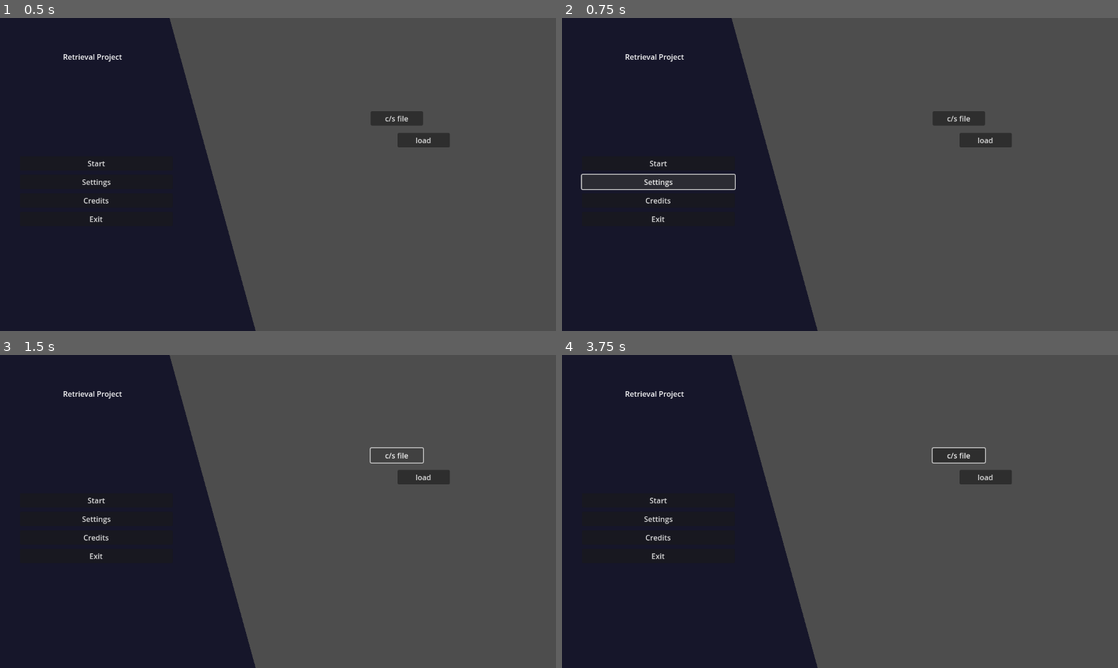
Above: before the commit, frames 1-4 (two rows, left to right).
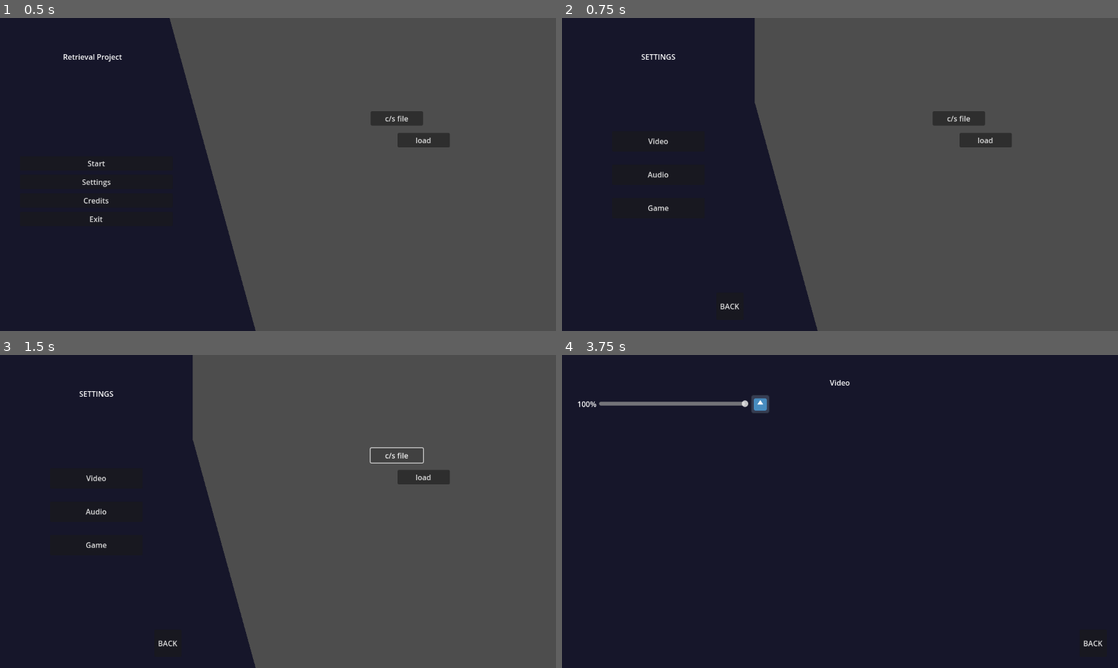
Above: after the commit, the same moments.

Repository: Normai11/gracearena
Game: Godot game, scene res://Scenes/Menus/Main/MainMenu.tscn
Same seed, same stepped clock (60 frames per second), same inputs: the game is played once before the commit and once after it. The engine's default icon, where the game draws it, is replaced by a stand-in: a white triangle on a blue panel in a dark square.
Inputs (mouse positions are in pixels of both pictures, inside the frame that each line leads up to):
- Up to frame 1 (0.5 s): no input
- Up to frame 2 (0.75 s): click "Settings" at 0.5 s
- Up to frame 3 (1.5 s): click "c/s file" at 1.25 s
- Up to frame 4 (3.75 s): click (656, 477) at 2 s, where only the run after the commit has a clickable "Video"; click (656, 511) at 2.75 s, where only the run after the commit has a clickable "Audio"; click (656, 545) at 3.5 s, where only the run after the commit has a clickable "Game"

Frame 1 is identical in both runs. In frame 2, 1.3% of the frame differs, in the area x 3-35%, y 0-94%; in frame 3, 1.0%; in frame 4, 62%, in the area x 2-100%, y 0-100%.

Commit message:
lots of stuff holy moleh
fun game

Diff:
--- /dev/null
+++ b/Scenes/Abilities/103.tscn
@@ -0,0 +1,31 @@
+[gd_scene load_steps=3 format=3 uid="uid://bsvxtvartcai8"]
+
+[ext_resource type="Script" uid="uid://0pji1lqln251" path="res://Scripts/Abilities/abRam.gd" id="1_rbi0k"]
+
+[sub_resource type="RectangleShape2D" id="RectangleShape2D_rbi0k"]
+size = Vector2(120, 80)
+
+[node name="Ram" type="Node"]
+script = ExtResource("1_rbi0k")
+speedCap = 1300.0
+ramPierce = 3
+abName = "Ram"
+abilityID = 103
+function = 5
+holdAbility = true
+dmg = 256.0
+duration = 25.0
+cooldown = 20.0
+
+[node name="durTimer" type="Timer" parent="."]
+
+[node name="hurtbox" type="Area2D" parent="."]
+collision_layer = 8
+collision_mask = 4
+
+[node name="size" type="CollisionShape2D" parent="hurtbox"]
+position = Vector2(31, 0)
+shape = SubResource("RectangleShape2D_rbi0k")
+debug_color = Color(1, 0, 0, 0)
+
+[connection signal="body_entered" from="hurtbox" to="." method="body_check"]
--- a/Scenes/Characters/player.tscn
+++ b/Scenes/Characters/player.tscn
@@ -32,6 +32,7 @@
 
 [node name="Camera" type="Camera2D" parent="."]
 zoom = Vector2(0.7, 0.7)
+position_smoothing_speed = 10.0
 
 [node name="CollisionBox" type="CollisionShape2D" parent="."]
 shape = SubResource("CapsuleShape2D_40svl")
--- a/Scenes/Menus/Main/MainMenu.tscn
+++ b/Scenes/Menus/Main/MainMenu.tscn
@@ -196,6 +196,7 @@
 text = "load"
 
 [connection signal="pressed" from="Interface/Play" to="." method="_Start_Pressed"]
+[connection signal="pressed" from="Interface/Settings" to="." method="_Settings_Pressed"]
 [connection signal="pressed" from="Interface/Credits" to="." method="_on_credits_pressed"]
 [connection signal="pressed" from="Interface/Button" to="." method="savefile"]
 [connection signal="pressed" from="Interface/Button2" to="." method="loadfile"]
--- a/Scenes/Menus/Main/inputButton.tscn
+++ b/Scenes/Menus/Main/inputButton.tscn
@@ -42,6 +42,24 @@
 
 
 im Name"
+horizontal_alignment = 1
+vertical_alignment = 1
+
+[node name="holdIndicator" type="Label" parent="Ability"]
+z_index = 1
+layout_mode = 1
+anchors_preset = 8
+anchor_left = 0.5
+anchor_top = 0.5
+anchor_right = 0.5
+anchor_bottom = 0.5
+offset_left = -50.0
+offset_top = -78.0
+offset_right = 50.0
+offset_bottom = -55.0
+grow_horizontal = 2
+grow_vertical = 2
+text = "[HOLD]"
 horizontal_alignment = 1
 vertical_alignment = 1
 
--- /dev/null
+++ b/Scenes/Menus/Main/settingsMenu.tscn
@@ -0,0 +1,176 @@
+[gd_scene load_steps=3 format=3 uid="uid://bnnk6aoepc35m"]
+
+[ext_resource type="Script" uid="uid://d2naqe3d3ht7w" path="res://Scripts/Menus/Main/settingsMenu.gd" id="1_2v2am"]
+[ext_resource type="Texture2D" uid="uid://bgcvio3c5ygos" path="res://icon.svg" id="2_2rlji"]
+
+[node name="settingsMenu" type="Control"]
+z_index = 15
+layout_mode = 3
+anchors_preset = 15
+anchor_right = 1.0
+anchor_bottom = 1.0
+grow_horizontal = 2
+grow_vertical = 2
+script = ExtResource("1_2v2am")
+
+[node name="ColorRect" type="ColorRect" parent="."]
+layout_mode = 1
+anchors_preset = 15
+anchor_right = 1.0
+anchor_bottom = 1.0
+grow_horizontal = 2
+grow_vertical = 2
+color = Color(0.0862745, 0.0862745, 0.164706, 1)
+
+[node name="Categories" type="Control" parent="."]
+layout_mode = 1
+anchors_preset = 15
+anchor_right = 1.0
+anchor_bottom = 1.0
+offset_left = 784.0
+grow_horizontal = 2
+grow_vertical = 2
+
+[node name="Header" type="Label" parent="Categories"]
+layout_mode = 1
+anchors_preset = 5
+anchor_left = 0.5
+anchor_right = 0.5
+offset_left = -64.0
+offset_top = 72.0
+offset_right = 64.0
+offset_bottom = 95.0
+grow_horizontal = 2
+text = "SETTINGS"
+horizontal_alignment = 1
+
+[node name="catVid" type="Button" parent="Categories"]
+layout_mode = 1
+anchors_preset = 8
+anchor_left = 0.5
+anchor_top = 0.5
+anchor_right = 0.5
+anchor_bottom = 0.5
+offset_left = -100.0
+offset_top = -93.5
+offset_right = 100.0
+offset_bottom = -49.5
+grow_horizontal = 2
+grow_vertical = 2
+text = "Video"
+
+[node name="catAud" type="Button" parent="Categories"]
+layout_mode = 1
+anchors_preset = 8
+anchor_left = 0.5
+anchor_top = 0.5
+anchor_right = 0.5
+anchor_bottom = 0.5
+offset_left = -100.0
+offset_top = -21.5
+offset_right = 100.0
+offset_bottom = 22.5
+grow_horizontal = 2
+grow_vertical = 2
+text = "Audio"
+
+[node name="catGame" type="Button" parent="Categories"]
+layout_mode = 1
+anchors_preset = 8
+anchor_left = 0.5
+anchor_top = 0.5
+anchor_right = 0.5
+anchor_bottom = 0.5
+offset_left = -100.0
+offset_top = 50.5
+offset_right = 100.0
+offset_bottom = 94.5
+grow_horizontal = 2
+grow_vertical = 2
+text = "Game"
+
+[node name="catGame" type="Control" parent="."]
+z_index = 3
+layout_mode = 1
+anchors_preset = 15
+anchor_right = 1.0
+anchor_bottom = 1.0
+grow_horizontal = 2
+grow_vertical = 2
+
+[node name="guiTransSlider" type="HSlider" parent="catGame"]
+layout_mode = 1
+anchors_preset = 4
+anchor_top = 0.5
+anchor_bottom = 0.5
+offset_left = 80.0
+offset_top = -247.5
+offset_right = 403.0
+offset_bottom = -216.5
+grow_vertical = 2
+max_value = 1.0
+step = 0.01
+ticks_on_borders = true
+
+[node name="Percent" type="Label" parent="catGame/guiTransSlider"]
+layout_mode = 1
+anchors_preset = 4
+anchor_top = 0.5
+anchor_bottom = 0.5
+offset_left = -53.0
+offset_top = -11.5
+offset_right = -5.0
+offset_bottom = 11.5
+grow_vertical = 2
+text = "100%"
+horizontal_alignment = 2
+
+[node name="Preview" type="TextureRect" parent="catGame/guiTransSlider"]
+z_index = -1
+layout_mode = 1
+anchors_preset = 6
+anchor_left = 1.0
+anchor_top = 0.5
+anchor_right = 1.0
+anchor_bottom = 0.5
+offset_left = 5.0
+offset_top = -20.0
+offset_right = 45.0
+offset_bottom = 20.0
+grow_horizontal = 0
+grow_vertical = 2
+texture = ExtResource("2_2rlji")
+expand_mode = 1
+
+[node name="Header" type="Label" parent="catGame"]
+layout_mode = 1
+anchors_preset = 5
+anchor_left = 0.5
+anchor_right = 0.5
+offset_left = -64.0
+offset_top = 48.0
+offset_right = 64.0
+offset_bottom = 71.0
+grow_horizontal = 2
+text = "Video"
+horizontal_alignment = 1
+
+[node name="back" type="Button" parent="."]
+z_index = 99
+layout_mode = 1
+anchors_preset = 3
+anchor_left = 1.0
+anchor_top = 1.0
+anchor_right = 1.0
+anchor_bottom = 1.0
+offset_left = -83.0
+offset_top = -83.0
+offset_right = -24.0
+offset_bottom = -24.0
+grow_horizontal = 0
+grow_vertical = 0
+text = "BACK"
+autowrap_mode = 1
+
+[connection signal="pressed" from="Categories/catGame" to="." method="_Game_Open"]
+[connection signal="pressed" from="back" to="." method="_Return"]
--- /dev/null
+++ b/Scripts/Abilities/abRam.gd
@@ -0,0 +1,67 @@
+extends abilityTemp
+
+@export var speedCap : float
+@export var ramPierce : int = 1
+var kills : int = 0
+
+@onready var timer = $durTimer
+@onready var hurtbox = $hurtbox
+@onready var collision = $hurtbox/size
+
+func _ready() -> void:
+	print(abilitySlot)
+	timer.wait_time = duration
+	collision.disabled = true
+	print("Loaded!")
+
+func _physics_process(_delta: float) -> void:
+	hurtbox.position = player.position
+	if player.direction != 0:
+		if player.direction == 1:
+			hurtbox.rotation_degrees = 0
+		else:
+			hurtbox.rotation_degrees = 180
+	if timer.time_left > 0:
+		player.velocity.x = player.direction * speedCap
+		player.move_and_slide()
+		if player.is_on_wall():
+			timer.emit_signal("timeout")
+			player.velocity.y = -1300
+			player.stun(-player.direction, speedCap / 3)
+		if abilitySlot == 0:
+			if !Input.is_action_pressed("primary"):
+				timer.emit_signal("timeout")
+		elif abilitySlot == 1:
+			if !Input.is_action_pressed("secondary"):
+				timer.emit_signal("timeout")
+		elif abilitySlot == 2:
+			if !Input.is_action_pressed("tertiary"):
+				timer.emit_signal("timeout")
+		elif abilitySlot == 3:
+			if !Input.is_action_pressed("quarternary"):
+				timer.emit_signal("timeout")
+
+func _ability_activate():
+	timer.start()
+	collision.disabled = false
+	player._start_endlag(endlag + duration)
+	player.moveType = function
+	await(timer.timeout)
+	_end_cooldown()
+
+func _end_cooldown():
+	timer.stop()
+	abDisplay._start_cooldown(cooldown)
+	collision.set_deferred("disabled", true)
+	player.moveType = funcType.CONTINUE
+	player._start_endlag(1)
+
+func body_check(body: Node) -> void:
+	#print(body)
+	if body is Enemy:
+		kills += 1
+		body.damage_by(dmg, player.direction)
+		if kills >= ramPierce:
+			timer.emit_signal("timeout")
+			player.velocity.y = -1300
+			player.stun(-player.direction, speedCap / 3)
--- a/Scripts/Abilities/abilityTemp.gd
+++ b/Scripts/Abilities/abilityTemp.gd
@@ -7,6 +7,7 @@
 	CONSTANT, # Freeze direction
 	FALL, # Freeze X movement
 	FLOAT, # Freeze Y movement
+	DISABLE # Nullify player movement input
 }
 
 @export_category("Identity")
@@ -15,13 +16,15 @@
 @export var abDisplay : Control
 @export var abilityID : int
 @export var function = funcType.CONTINUE
+var abilitySlot : int
 
 @export_category("Ability")
+@export var holdAbility : bool = false
+@export var onCooldown : bool
 @export var dmg : float
 @export var duration : float
 @export var cooldown : float
 @export var endlag : float
-@export var onCooldown : bool
 
 func _ready() -> void:
 	print("Loaded!")
--- a/Scripts/Characters/player.gd
+++ b/Scripts/Characters/player.gd
@@ -7,6 +7,9 @@
 var guiScene
 
 @export_category("Movement")
+@export var stunned : bool = false
+var stunDir : int = -1
+var stunDist : float = 0.0
 @export var move_speed : float = 350.0
 @export var jump_force : float = 725.0
 @export var drop_force : float = 425.0
@@ -28,7 +31,7 @@
 @onready var lagTimer = $endlag
 
 var gravity = ProjectSettings.get_setting("physics/2d/default_gravity")
-var direction : int
+var direction : int = 1
 
 func _ready() -> void:
 	var loadObject = loadGuiScene.instantiate()
@@ -54,6 +57,7 @@
 		#region UI
 		child.inputID = int(item)
 		child.promptID = int(abilities.size()) - 1
+		child.hold = vessel.holdAbility
 		child.inGame = true
 		child.abFunc = vessel
 		child.inputName = vessel.abName
@@ -65,6 +69,7 @@
 		vessel.name = str(int(item))
 		vessel.abDisplay = child
 		vessel.player = self
+		vessel.abilitySlot = abilities.find(int(item))
 		addons.add_child(vessel)
 		#endregion
 
@@ -98,11 +103,16 @@
 
 func _physics_process(delta: float) -> void:
 	var speed : float = move_speed
+
 	if moveNode.get_sprint():
 		speed = move_speed * 1.55
+	var movement = moveNode.get_movement_input() * speed
+	if moveType == 5:
+		movement = 0
+	elif stunned:
+		movement = stunDir * stunDist
 
-	var movement = moveNode.get_movement_input() * speed
-	if moveType != 2 && moveType != 1:
+	if moveType != 2 && moveType != 1 && moveType != 5:
 		if moveNode.get_movement_input() != 0:
 			direction = moveNode.get_movement_input()
 
@@ -120,6 +130,8 @@
 		velocity.x = 0
 		velocity.y = 0
 	move_and_slide()
+	if is_on_floor():
+		stunned = false
 
 func _process(_delta: float) -> void:
 	if iFrames != 0:
@@ -138,3 +150,8 @@
 	iFrames = iFrameMax
 	guiScene.update_health()
 	velocity.y = -500
+
+func stun(dir, dist):
+	stunned = true
+	stunDir = dir
+	stunDist = dist
--- a/Scripts/Menus/Main/abilitybutton.gd
+++ b/Scripts/Menus/Main/abilitybutton.gd
@@ -21,6 +21,7 @@
 
 var inputName : String = "Placeholder"
 var promptID : int = 0
+var hold : bool = false
 
 var promptkeybind : Array = ["Z", "X", "C", "A"]
 
@@ -31,10 +32,16 @@
 
 	if isAbility:
 		if inGame:
-			var infoString : String = str(promptkeybind[promptID]) + "\n\n\n\n" + inputName
+			var infoString : String
+			if hold:
+				$Ability/holdIndicator.visible = true
+			else:
+				$Ability/holdIndicator.visible = false
+			infoString = str(promptkeybind[promptID]) + "\n\n\n\n" + inputName
 			abInfo.text = infoString
 		else:
 			abInfo.visible = false
+			$Ability/holdIndicator.visible = false
 
 		$Perk.visible = false
 		cdDisp.visible = false
--- a/Scripts/Menus/Main/mainmenu.gd
+++ b/Scripts/Menus/Main/mainmenu.gd
@@ -2,6 +2,7 @@
 #scrapped together, really just a proof of concept for the menu
 
 var menuSetupRun = preload("res://Scenes/Menus/Main/nsetupMenu.tscn")
+var menuSettings = preload("res://Scenes/Menus/Main/settingsMenu.tscn")
 
 func _ready() -> void:
 	pass
@@ -35,3 +36,7 @@
 
 func loadfile() -> void:
 	Global._Load_Data()
+
+func _Settings_Pressed() -> void:
+	var sceneRun = menuSettings.instantiate()
+	$Interface.add_child(sceneRun)
--- /dev/null
+++ b/Scripts/Menus/Main/settingsMenu.gd
@@ -0,0 +1,38 @@
+extends Control
+
+var CurrentMenu : int = 0
+
+@onready var categoryParent = $Categories
+@onready var categoryGame = $catGame
+
+@onready var transSlider = $catGame/guiTransSlider
+
+func _ready() -> void:
+	switchMenu(0)
+	transSlider.value = DataStore.settings["guiTrans"]
+
+func _process(_delta: float) -> void:
+	var sliderValStr = str(int(transSlider.value * 100)) + "%"
+	DataStore.settings["guiTrans"] = transSlider.value
+	transSlider.get_child(0).text = sliderValStr
+	transSlider.get_child(1).self_modulate.a = DataStore.settings["guiTrans"]
+
+func switchMenu(menu : int = 0) -> void:
+	categoryParent.visible = false
+	categoryGame.visible = false
+	position = Vector2(0, 0)
+	CurrentMenu = menu
+	if menu == 0:
+		categoryParent.visible = true
+		position = Vector2(-784, 0)
+	elif menu == 3:
+		categoryGame.visible = true
+
+func _Game_Open() -> void:
+	switchMenu(3)
+
+func _Return() -> void:
+	if CurrentMenu != 0:
+		switchMenu(0)
+	else:
+		queue_free()
--- a/Scripts/dataStore.gd
+++ b/Scripts/dataStore.gd
@@ -23,5 +23,5 @@
 	"100" : "res://Scenes/Abilities/100.tscn",
 	"101" : "res://Scenes/Abilities/101.tscn",
 	"102" : "res://Scenes/Abilities/102.tscn",
-	"103" : "res://Scenes/Abilities/100.tscn"
+	"103" : "res://Scenes/Abilities/103.tscn"
 }
Not shown, added: Scripts/Abilities/abRam.gd.uid
Not shown, added: Scripts/Menus/Main/settingsMenu.gd.uid
